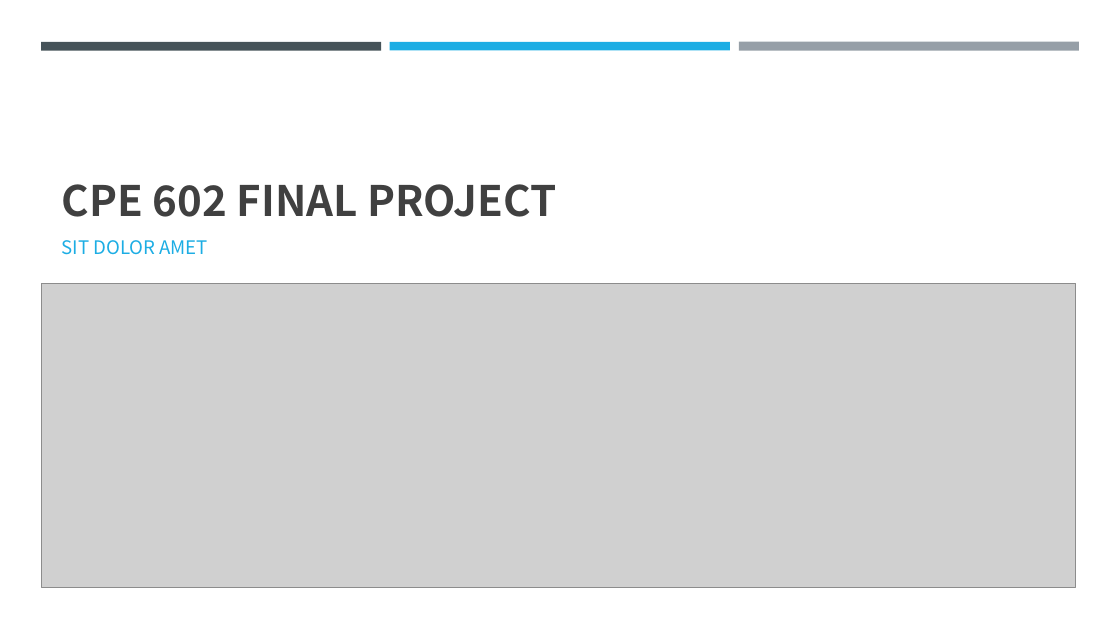
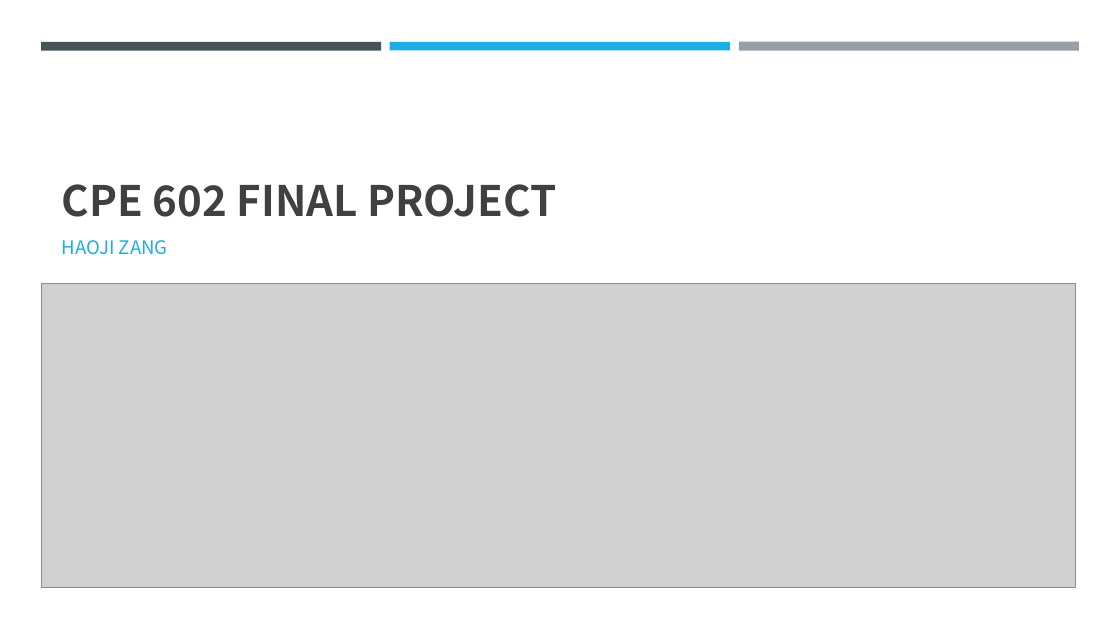
Before and after one commit to HaojiZang/STEVENS, a slide deck: slide 1 of CPE602/CPE 602 Final project.pptx. Drawn at 1120x630 pixels with LibreOffice and Linux fonts; fonts in the diff are those of the drawing; grey boxes stand for pictures. Boxes give left, top, right and bottom in pixels: in the first picture for what was removed or moved away, otherwise in the second. Text is boxed around its words. In the diff, an @@ line names an element or a change of style, - is before the commit and + after.

```diff
--- a/CPE602/CPE 602 Final project.pptx
+++ b/CPE602/CPE 602 Final project.pptx
@@ subtitle at (62,240,168,255): text changed @@
-SIT DOLOR AMET
+HAOJI ZANG
```
